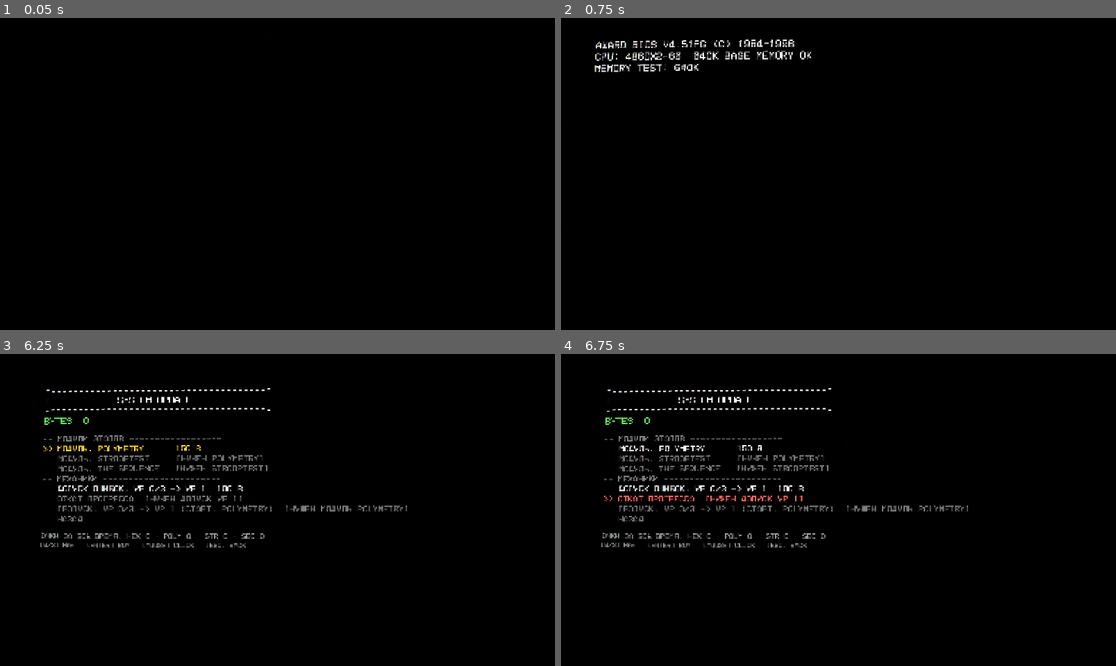
Above: before the commit, frames 1-4 (two rows, left to right).
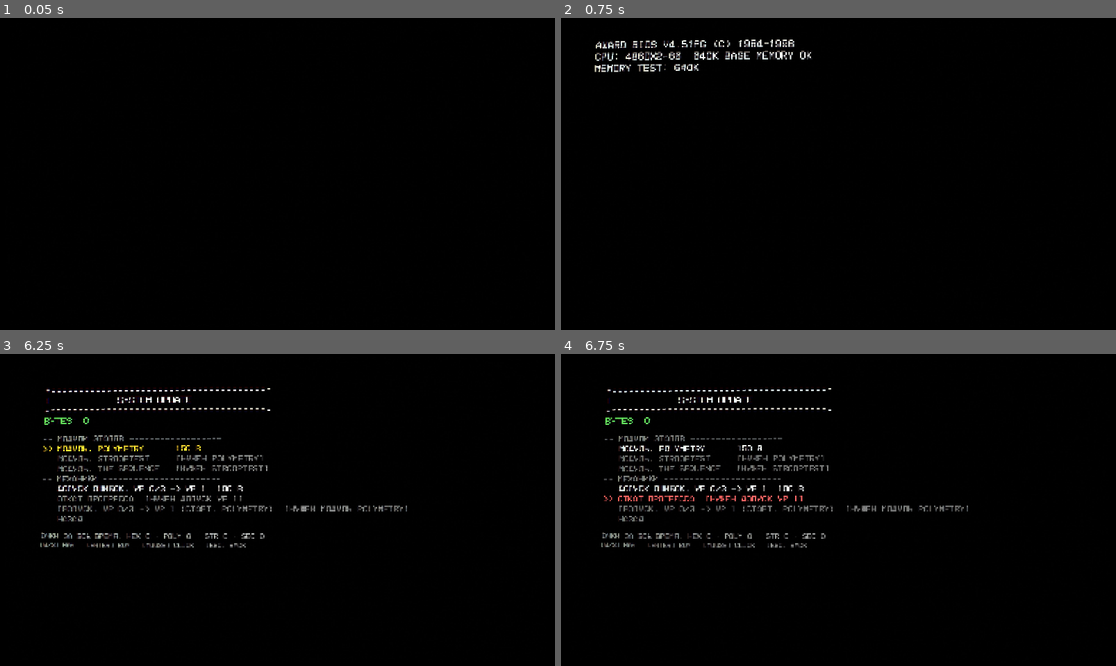
Above: after the commit, the same moments.

Repository: JcukengesH/System-Task-Switch
Game: Godot game, scene res://scenes/Main.tscn
The game is run twice, just before and just after one commit, with the same random seed, the same clock (stepped at 60 frames per second) and the same inputs.
Inputs (mouse positions are in pixels of both pictures, inside the frame that each line leads up to):
- Up to frame 1 (0.05 s): no input
- Up to frame 2 (0.75 s): tap Enter at 0.5, 0.6 s; move the mouse to (960, 158) at 0.52 s; hold Right from 0.53 s (still down); click (960, 158) at 0.67 s
- Up to frame 3 (6.25 s): tap Space at 0.77, 1.07, 1.52, 1.82, 3.02, 3.32, 3.5, 3.77, 4.07, 4.52, 4.82, 6.02 s; tap Keypad Enter at 0.8, 1.35 s; move the mouse to (166, 525) at 1.27 s; release Right at 1.28 s; hold S 1.28-2.03 s; click (166, 525) at 1.42 s; tap 0 at 1.55, 2.1 s; move the mouse to (333, 441) at 2.02 s; hold Right 2.03-2.78 s; click (333, 441) at 2.17 s; tap 9 at 2.3, 2.85 s; move the mouse to (249, 572) at 2.77 s; hold W 2.78-3.53 s; click (249, 572) at 2.92 s; tap Backspace at 3.05, 3.6 s; move the mouse to (444, 556) at 3.52 s; hold Left 3.53-5.03 s; click (444, 556) at 3.67 s; tap 1 at 3.8, 4.35 s; tap Escape at 4.15 s; tap Enter at 4.25 s; move the mouse to (111, 463) at 4.27 s; click (111, 463) at 4.42 s; tap 2 at 4.55, 5.1 s; move the mouse to (305, 510) at 5.02 s; hold S 5.03-5.78 s; click (305, 510) at 5.17 s; tap 3 at 5.3, 5.85 s; move the mouse to (194, 432) at 5.77 s; hold Right from 5.78 s (still down); click (194, 432) at 5.92 s; tap 4 at 6.05 s
- Up to frame 4 (6.75 s): tap Space at 6.32 s; move the mouse to (960, 494) at 6.52 s; release Right at 6.53 s; hold W from 6.53 s (still down); tap 4 at 6.6 s; click (960, 494) at 6.67 s

Frames 1-2 are identical in both runs. In frame 3, 0.3% of the frame differs, in the area x 7-73%, y 11-62%; in frame 4, nothing differs.

Commit message:
Стиль v2: процедурный гул БП + бипы; SpectrumFx отдаёт огибающие
SFX синтезирует в памяти бесшовный луп 50/100 Гц + свист ВЧ-транса + шипение
(иначе в репе были бы бинарные ассеты) и короткий меандровый бип печати.
Громкости масштабируются set_volume. SpectrumFx публикует bass/mid/treble
для VU-метра.

Diff:
--- a/scripts/sfx.gd
+++ b/scripts/sfx.gd
@@ -22,6 +22,14 @@
 var _last_kbd: int = -1
 var _last_err: int = -1
 
+# «Аутентичный стиль»: низкий гул блока питания + ступенчатый дисплейный бип.
+# Оба просятся процедурно (AudioStreamWAV в памяти) — не тащим бинарные
+# ассеты в репозиторий и не зависим от импортёра.
+const HUM_DB := -30.0
+const BEEP_DB := -16.0
+var _hum_player: AudioStreamPlayer
+var _beep_player: AudioStreamPlayer
+
 
 func _ready() -> void:
 	process_mode = Node.PROCESS_MODE_ALWAYS
@@ -37,6 +45,64 @@
 	_corrupted = _load_one(CORRUPTED_FILE)
 	_booting = _load_one(BOOTING_FILE)
 	_shutdown = _load_one(SHUTDOWN_FILE)
+
+	_hum_player = AudioStreamPlayer.new()
+	_hum_player.bus = "Master"
+	_hum_player.volume_db = HUM_DB
+	_hum_player.stream = _synth_hum()
+	_hum_player.autoplay = true
+	add_child(_hum_player)
+
+	_beep_player = AudioStreamPlayer.new()
+	_beep_player.bus = "Master"
+	_beep_player.volume_db = BEEP_DB
+	_beep_player.stream = _synth_beep()
+	add_child(_beep_player)
+
+
+# 50/100 Гц сетевой фон + свист ВЧ-трансформатора + шипение коронного разряда.
+# Шум детерминирован по индексу сэмпла — цикл замыкается без щелчка.
+func _synth_hum() -> AudioStreamWAV:
+	var sr := 22050
+	var n := sr * 2  # ровно 2 секунды = целое число периодов 50/100 Гц
+	var data := PackedByteArray()
+	data.resize(n * 2)
+	for i in n:
+		var t := float(i) / sr
+		var v: float = sin(TAU * 50.0 * t) * 0.22 \
+			+ sin(TAU * 100.0 * t) * 0.10 \
+			+ sin(TAU * 7800.0 * t) * 0.02
+		var h: float = float((i * 1103515245 + 12345) & 0x7FFFFFFF) / 2147483647.0
+		v += (h - 0.5) * 0.05
+		data.encode_s16(i * 2, int(clampf(v, -1.0, 1.0) * 28000.0))
+	var wav := AudioStreamWAV.new()
+	wav.format = AudioStreamWAV.FORMAT_16_BITS
+	wav.mix_rate = sr
+	wav.stereo = false
+	wav.data = data
+	wav.loop_mode = AudioStreamWAV.LOOP_FORWARD
+	wav.loop_begin = 0
+	wav.loop_end = n
+	return wav
+
+
+# Короткий меандр 740 Гц с огибающей — «печатающийся» символ.
+func _synth_beep() -> AudioStreamWAV:
+	var sr := 22050
+	var n := int(sr * 0.045)
+	var data := PackedByteArray()
+	data.resize(n * 2)
+	for i in n:
+		var t := float(i) / sr
+		var sq: float = 1.0 if fmod(t * 740.0, 1.0) < 0.5 else -1.0
+		var env: float = 1.0 - float(i) / float(n)
+		data.encode_s16(i * 2, int(clampf(sq * 0.4 * env, -1.0, 1.0) * 28000.0))
+	var wav := AudioStreamWAV.new()
+	wav.format = AudioStreamWAV.FORMAT_16_BITS
+	wav.mix_rate = sr
+	wav.stereo = false
+	wav.data = data
+	return wav
 
 
 func _load_group(files: Array) -> Array[AudioStream]:
@@ -94,10 +160,21 @@
 		db = VOLUME_DB + linear_to_db(v)
 	for p in _pool:
 		p.volume_db = db
+	# Гул и бип живут в своей громкости, но молчат вместе со всеми.
+	if _hum_player:
+		_hum_player.volume_db = -80.0 if v <= 0.001 else HUM_DB + linear_to_db(v)
+	if _beep_player:
+		_beep_player.volume_db = -80.0 if v <= 0.001 else BEEP_DB + linear_to_db(v)
 
 # --- Public API ---
 func key() -> void:
 	_play_random(_kbd_streams, "kbd")
+
+
+# Бип появления символа на квадранте (аутентичный стиль).
+func beep() -> void:
+	if _beep_player:
+		_beep_player.play()
 
 
 func error() -> void:
--- a/scripts/spectrum_fx.gd
+++ b/scripts/spectrum_fx.gd
@@ -11,6 +11,10 @@
 
 # Beat-punch (0..1) — main.gd пульсирует им активный квадрант.
 var pulse: float = 0.0
+# Огибающие полос спектра (0..1) — публичны для VU-метра HUD'а.
+var bass: float = 0.0
+var mid: float = 0.0
+var treble: float = 0.0
 
 var _spectrum: AudioEffectSpectrumAnalyzerInstance
 
@@ -91,6 +95,11 @@
 	var mid_trans: float    = clampf((_mid_fast - _mid_slow) * 4.0,      0.0, 1.0)
 	var treble_trans: float = clampf((_treble_fast - _treble_slow) * 4.0, 0.0, 1.0)
 
+	# Публичные копии — для VU-метра в HUD (main.gd читает, не трогая приваты).
+	bass = bass_trans
+	mid = mid_trans
+	treble = treble_trans
+
 	var drive: float = maxf(bass_trans, treble_trans * 0.9)
 	drive = maxf(drive, mid_trans * 0.7)
 	if drive > pulse:
@@ -114,6 +123,9 @@
 	for pname in ["music_bass", "music_mid", "music_treble", "music_pulse"]:
 		_shader_cache.erase(pname)
 		material.set_shader_parameter(pname, 0.0)
+	bass = 0.0
+	mid = 0.0
+	treble = 0.0
 
 
 func _to_db(magnitude: float) -> float:
